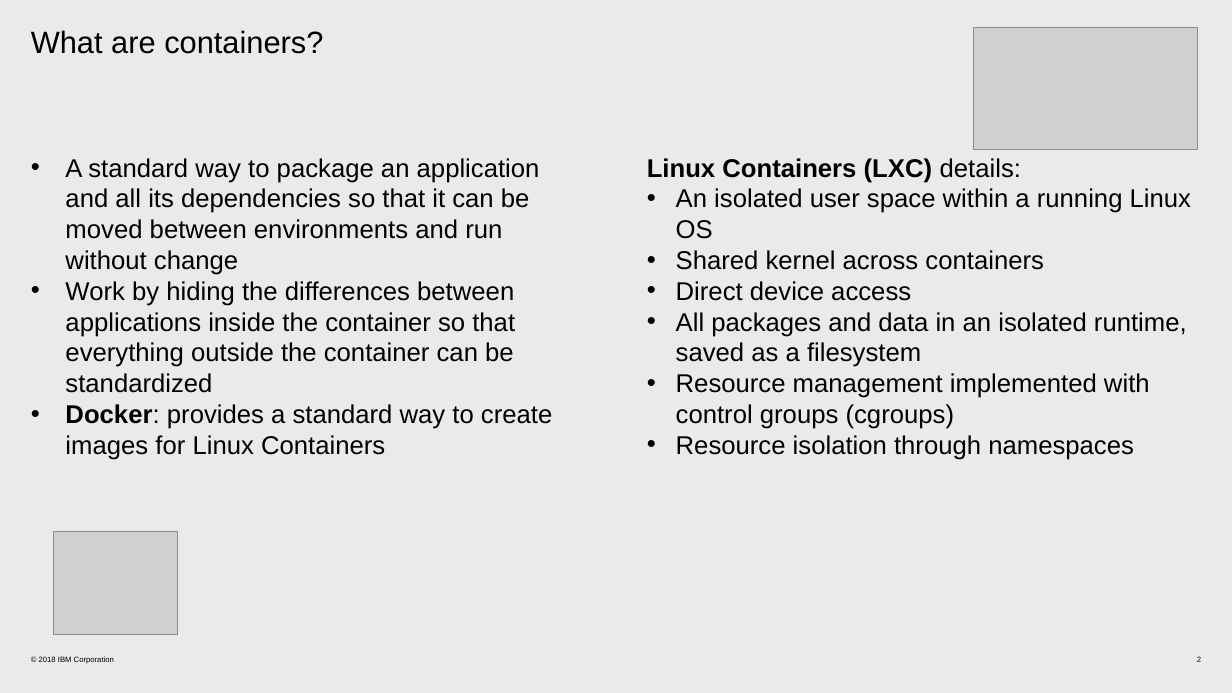
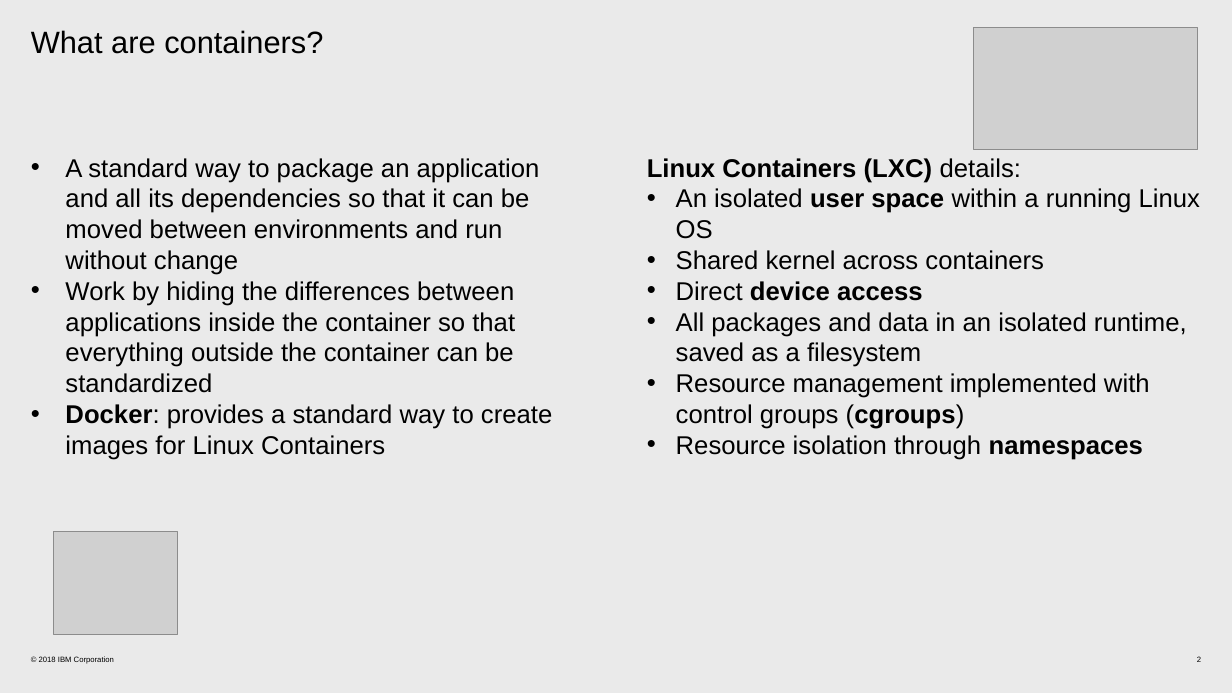
Before and after one commit to ibm-cloud-architecture/icp-operations, a slide deck: slide 2 of Training/Containers and Docker_MI.pptx. Drawn at 1232x693 pixels with LibreOffice and Linux fonts; fonts in the diff are those of the drawing; grey boxes stand for pictures. Boxes give left, top, right and bottom in pixels: in the first picture for what was removed or moved away, otherwise in the second. Text is boxed around its words. In the diff, an @@ line names an element or a change of style, - is before the commit and + after.

```diff
--- a/Training/Containers and Docker_MI.pptx
+++ b/Training/Containers and Docker_MI.pptx
@@ text at box(676, 188, 1200, 460): bold on in "user space", "device access", "(cgroups)", "namespaces" @@
```
Also in this commit, not shown: 1 other slide changed, 3 other files.
